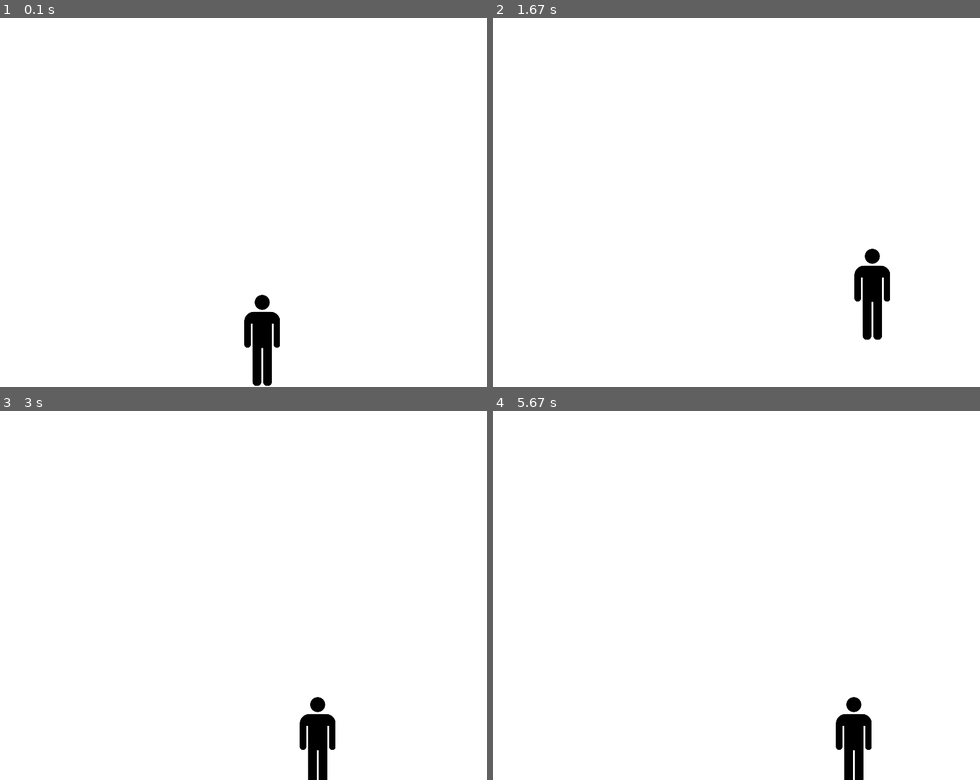
Above: before the commit, frames 1-4 (two rows, left to right).
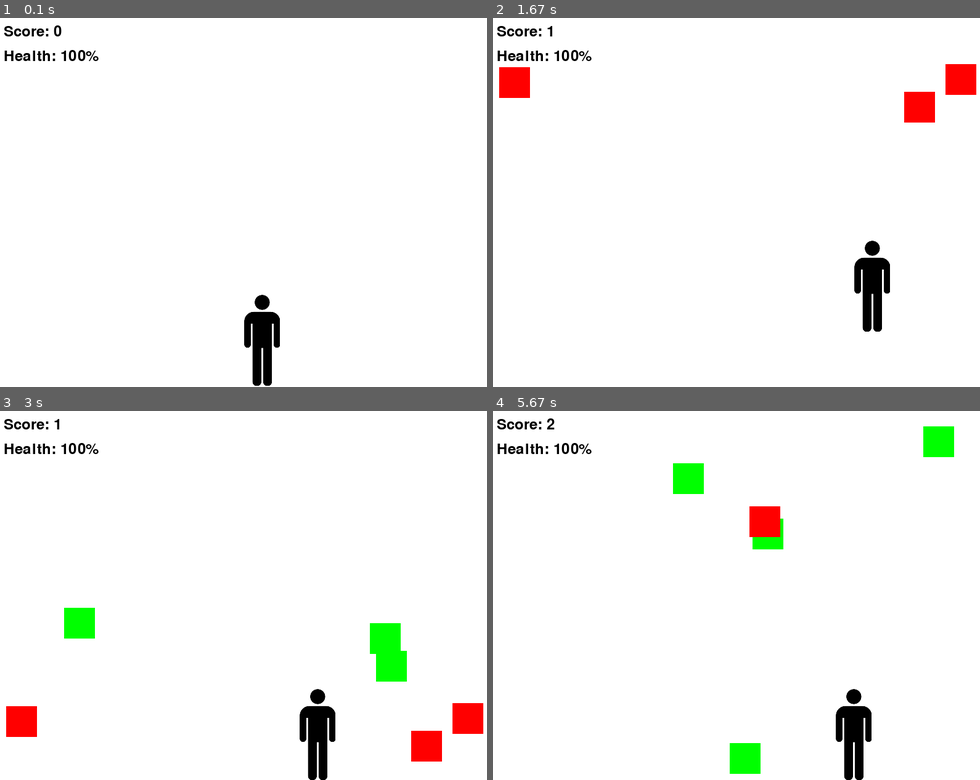
Above: after the commit, the same moments.

Repository: SohamKukreti/pygameworkshop
Game: pygame game, started from main.py
The game is run twice, just before and just after one commit, with the same random seed, the same clock (stepped at 60 frames per second) and the same inputs.
Inputs:
- Up to frame 1 (0.1 s): no input
- Up to frame 2 (1.67 s): tap S at 0.33 s; hold Right 0.67-1.13 s; hold Up 1.17-1.47 s; hold Right from 1.5 s (still down)
- Up to frame 3 (3 s): release Right at 1.97 s; hold Left 2-2.53 s; hold Down 2.57-2.87 s; hold Left from 2.9 s (still down)
- Up to frame 4 (5.67 s): release Left at 3.3 s; hold Up 3.33-3.7 s; hold Right 3.73-4.37 s; hold Down 4.4-4.77 s; hold Left 4.8-5.27 s; hold Right from 5.3 s (still down)

The runs differ from the first frame. In frame 1, 0.4% of the frame differs, in the area x 0-21%, y 2-12%; in frame 2, 2.4%; in frame 3, 3.9%, in the area x 0-100%, y 2-100%; in frame 4, 3.1%.

Commit message:
Add obstacles and point system

Diff:
--- a/main.py
+++ b/main.py
@@ -1,4 +1,5 @@
 import pygame
+import random
 
 pygame.init()
 clock = pygame.time.Clock()
@@ -9,8 +10,8 @@
 screen = pygame.display.set_mode((screen_width, screen_height))
 pygame.display.set_caption("OSDC workshop")
 
+
 running = True
-
 item_x = screen_width // 2
 item_y = screen_height - screen_height // 4
 item_dx = 0
@@ -18,16 +19,43 @@
 item = pygame.image.load("assets/person.png")
 item = pygame.transform.scale(item, (58, 148))
 
+score = 0
+health = 100
+
+rect_width = 50
+rect_height = 50
+rect_speed = 5
+rectangles = []
+
+GREEN = (0, 255, 0)
+RED = (255, 0, 0)
+
+
+def create_rectangle():
+    x = random.randint(0, screen_width - rect_width)
+    color = GREEN if random.random() < 0.5 else RED
+    return [x, 0, rect_width, rect_height, color]
+
 def display():
     screen.fill((255, 255, 255))
+
     screen.blit(item, (item_x, item_y))
+
+    for rect in rectangles:
+        pygame.draw.rect(screen, rect[4], (rect[0], rect[1], rect[2], rect[3]))
+
+    font = pygame.font.Font(None, 36)
+    score_text = font.render(f"Score: {score}", True, (0, 0, 0))
+    health_text = font.render(f"Health: {health}%", True, (0, 0, 0))
+    screen.blit(score_text, (10, 10))
+    screen.blit(health_text, (10, 50))
+
     pygame.display.update()
-
 
 while running:
     for event in pygame.event.get():
         if event.type == pygame.QUIT:
-            pygame.exit()
+            running = False
         if event.type == pygame.KEYDOWN:
             if event.key == pygame.K_RIGHT or event.key == pygame.K_d:
                 item_dx += 5
@@ -49,7 +77,40 @@
 
     item_x += item_dx
     item_y += item_dy
-    print(item_dx)
-    print(item_dy)
+
+    if item_x < 0:
+        item_x = 0
+    elif item_x + item.get_width() > screen_width:
+        item_x = screen_width - item.get_width()
+    if item_y < 0:
+        item_y = 0
+    elif item_y + item.get_height() > screen_height:
+        item_y = screen_height - item.get_height()
+
+    if random.randint(1, 20) == 1:
+        rectangles.append(create_rectangle())
+
+    for rect in rectangles:
+        rect[1] += rect_speed
+
+    player_rect = pygame.Rect(item_x, item_y, item.get_width(), item.get_height())
+    new_rectangles = []
+    for rect in rectangles:
+        rect_rect = pygame.Rect(rect[0], rect[1], rect[2], rect[3])
+        if player_rect.colliderect(rect_rect):
+            if rect[4] == GREEN:
+                score += 1
+            elif rect[4] == RED:
+                health -= 20
+                if health <= 0:
+                    running = False
+        else:
+            if rect[1] < screen_height:
+                new_rectangles.append(rect)
+
+    rectangles = new_rectangles
+
     display()
     clock.tick(60)
+
+pygame.quit()
